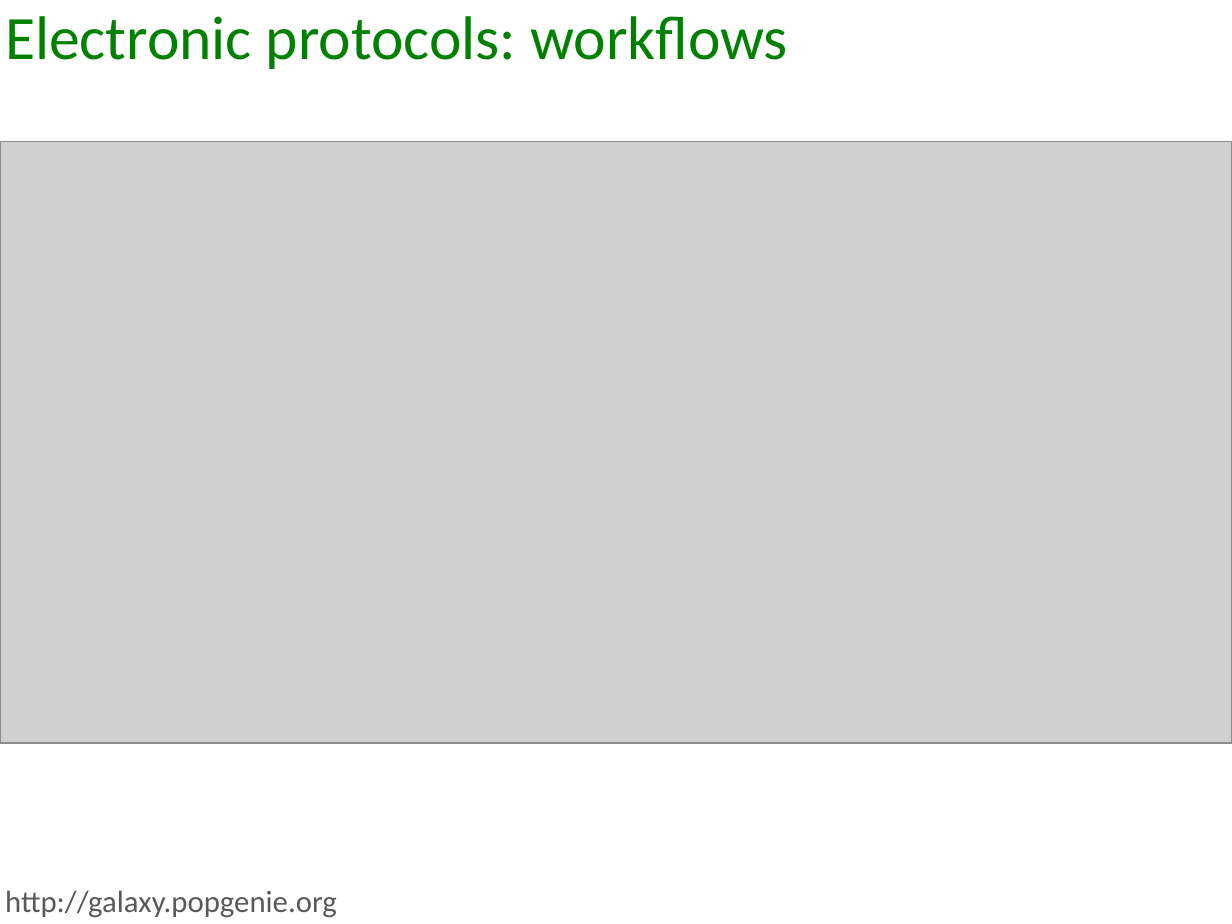
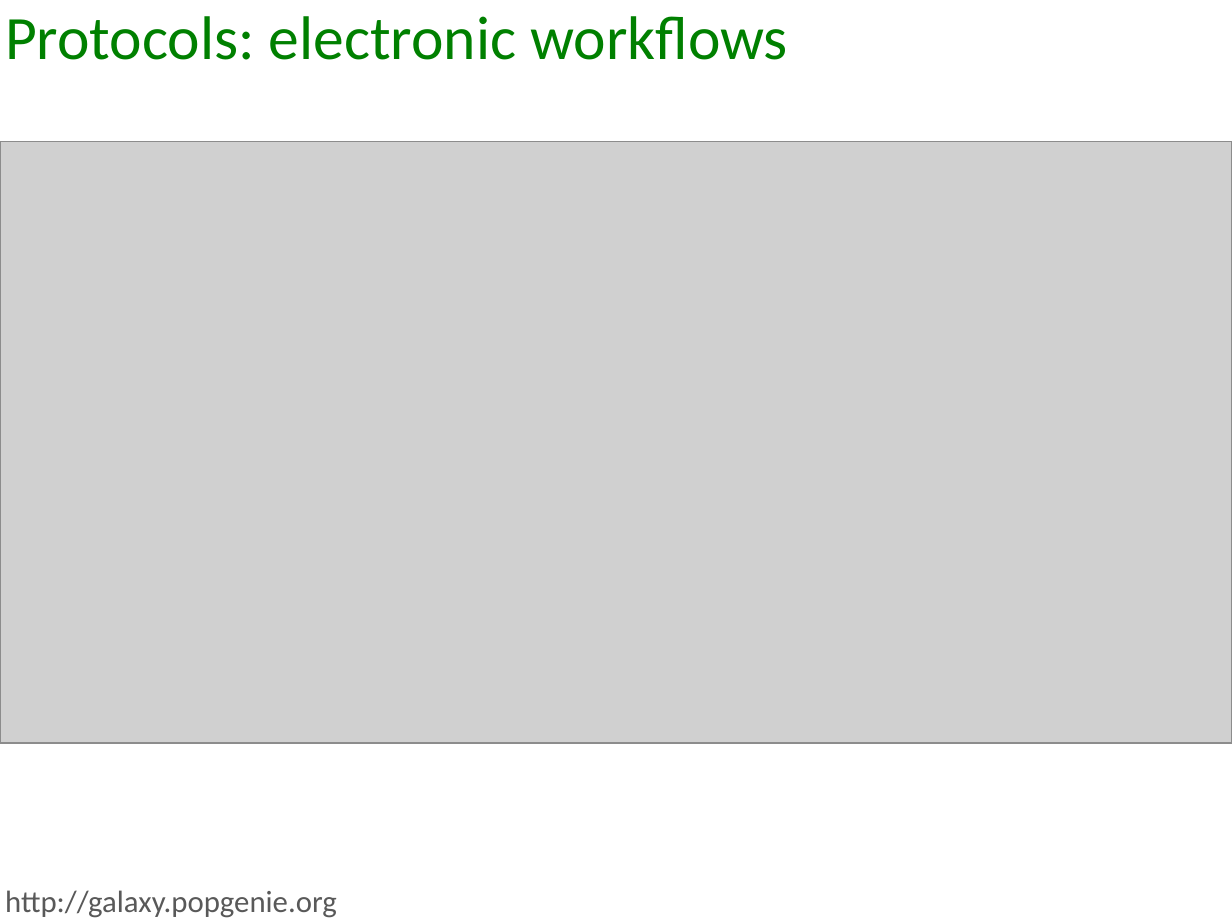
Before and after one commit to deannachurch/BHSC_Bioinformatics, a slide deck: slide 5 of 2014_07_23/DataManagement.pptx (slide 4 before the commit). Drawn at 1232x924 pixels with LibreOffice and Linux fonts; fonts in the diff are those of the drawing; grey boxes stand for pictures. Boxes give left, top, right and bottom in pixels: in the first picture for what was removed or moved away, otherwise in the second. Text is boxed around its words. In the diff, an @@ line names an element or a change of style, - is before the commit and + after.

```diff
--- a/2014_07_23/DataManagement.pptx
+++ b/2014_07_23/DataManagement.pptx
@@ text at [5, 16, 788, 60]: text changed @@
-Electronic protocols: workflows
+Protocols: electronic workflows
```
Also in this commit, not shown: 1 other slide changed, 2 slides added, 23 other files.
